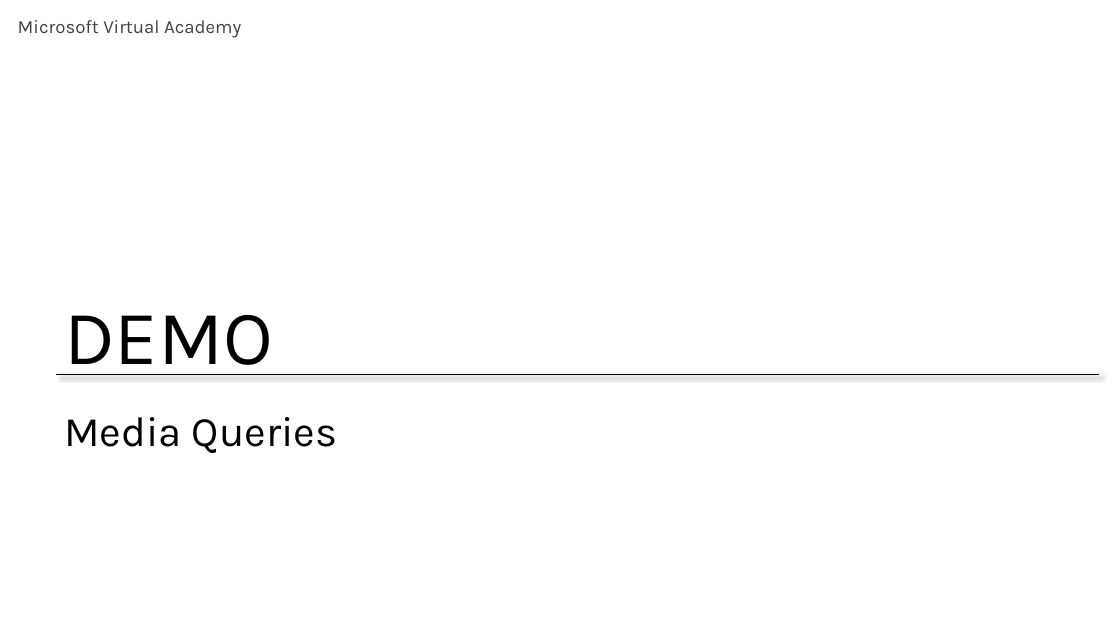
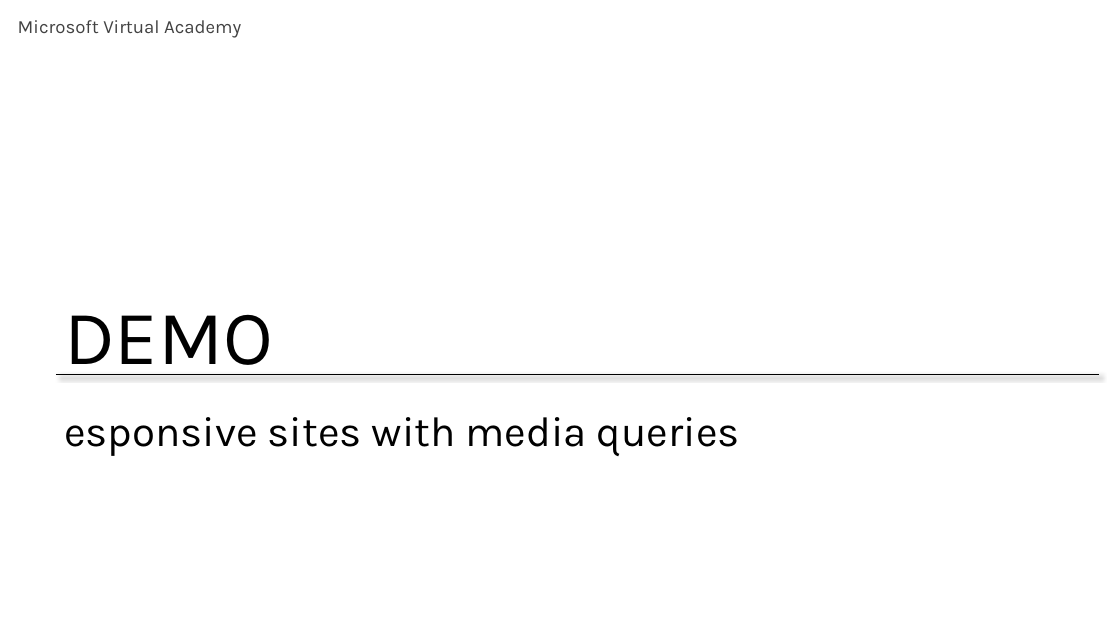
Before and after one commit to CharaD7/CSS-Style, a slide deck: slide 10 of Slides/Module 4.pptx (slide 7 before the commit). Drawn at 1120x630 pixels with LibreOffice and Linux fonts; fonts in the diff are those of the drawing. Boxes give left, top, right and bottom in pixels: in the first picture for what was removed or moved away, otherwise in the second. Text is boxed around its words. In the diff, an @@ line names an element or a change of style, - is before the commit and + after.

```diff
--- a/Slides/Module 4.pptx
+++ b/Slides/Module 4.pptx
@@ title at <box>64,417,740,456</box>: text changed @@
-Media Queries
+esponsive sites with media queries
```
Also in this commit, not shown: 1 other slide changed, 3 slides added, 6 other files.
